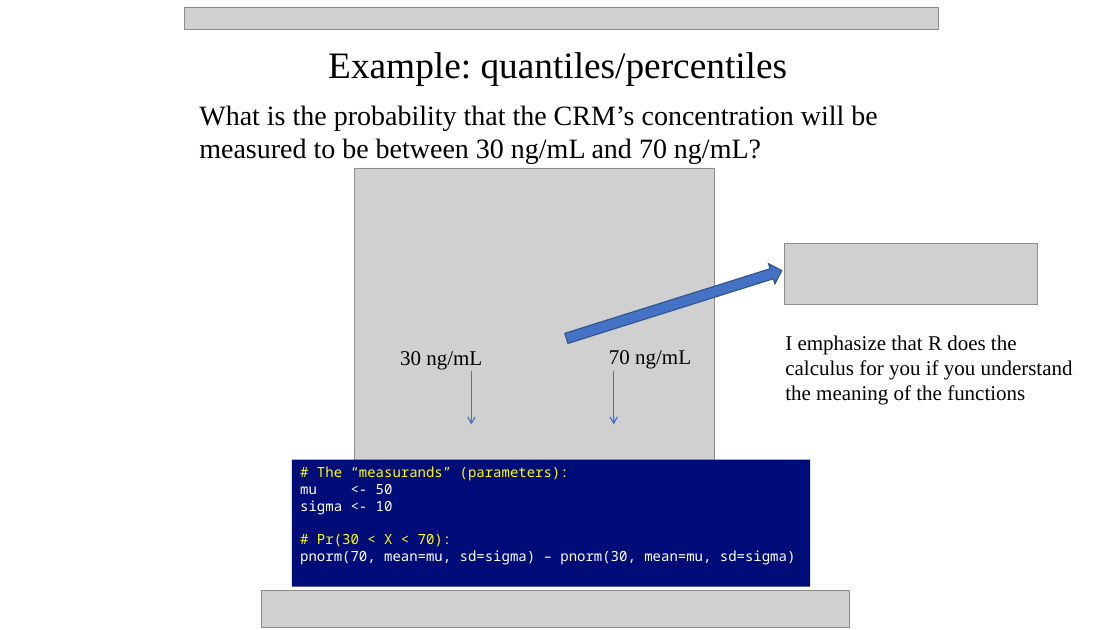
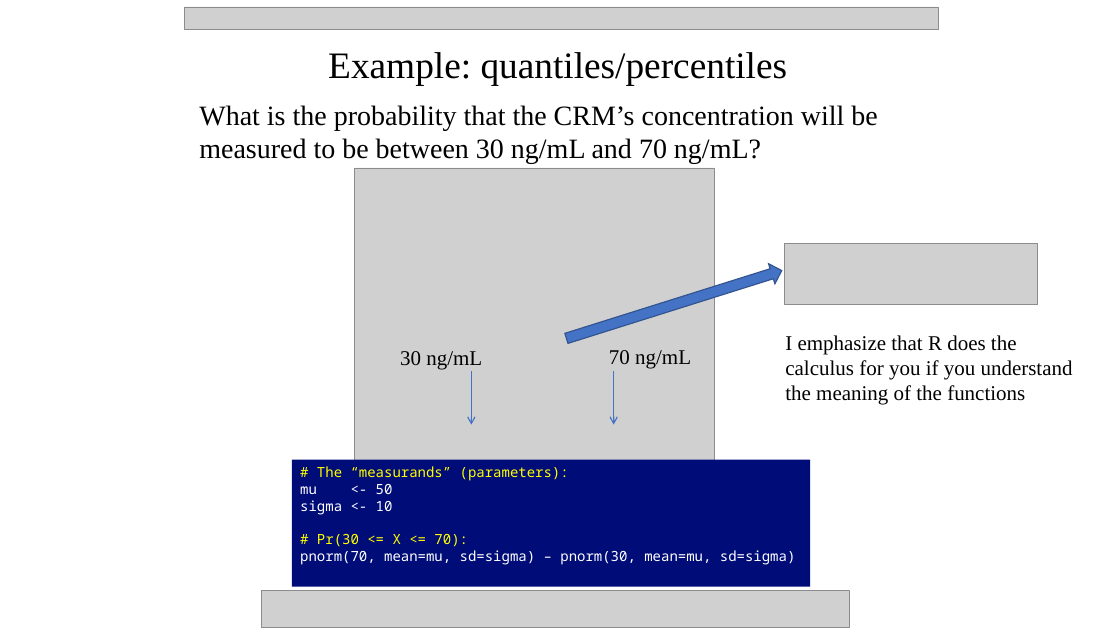
Before and after one commit to npetraco/workshop21, a slide deck: slide 20 of notes/day_2.pptx. Drawn at 1120x630 pixels with LibreOffice and Linux fonts; fonts in the diff are those of the drawing; grey boxes stand for pictures. Boxes give left, top, right and bottom in pixels: in the first picture for what was removed or moved away, otherwise in the second. Text is boxed around its words. In the diff, an @@ line names an element or a change of style, - is before the commit and + after.

```diff
--- a/notes/day_2.pptx
+++ b/notes/day_2.pptx
@@ text in rectangle at (x1=317, y1=534, x2=468, y2=547): text changed @@
-# Pr(30 < X < 70):
+# Pr(30 <= X <= 70):
```
Also in this commit, not shown: 3 other slides changed, 2 other files.
